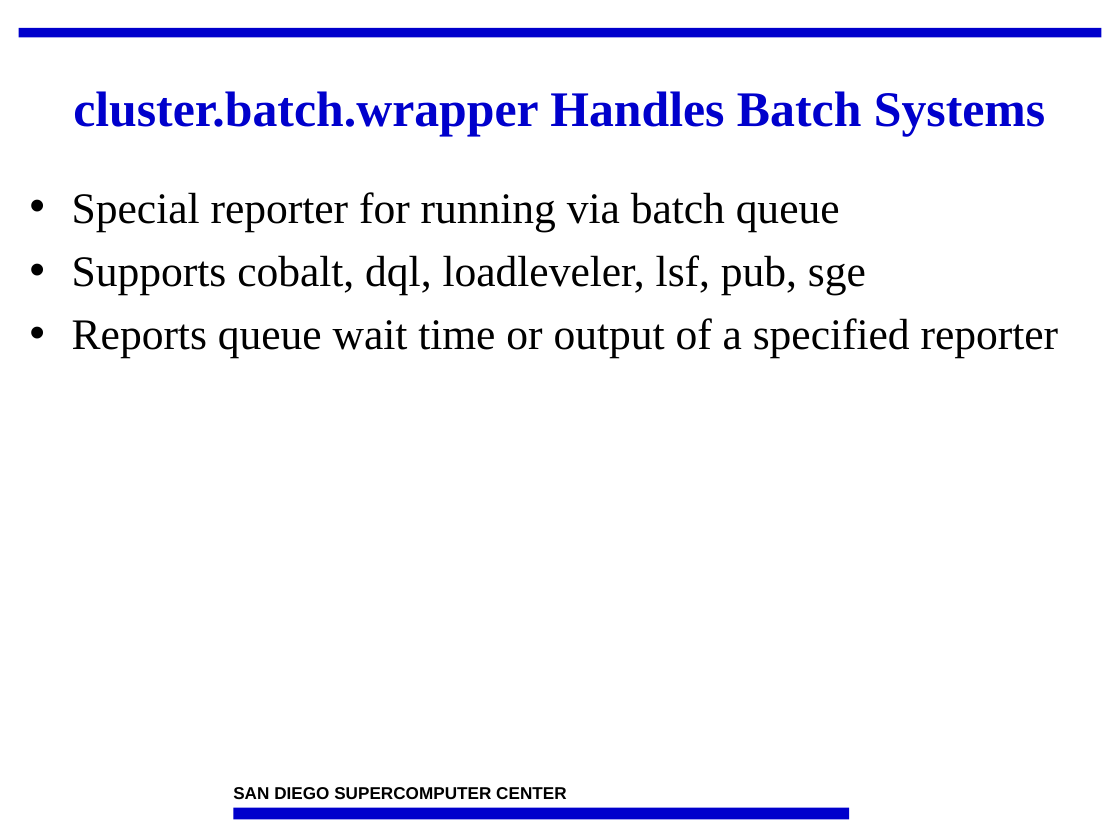
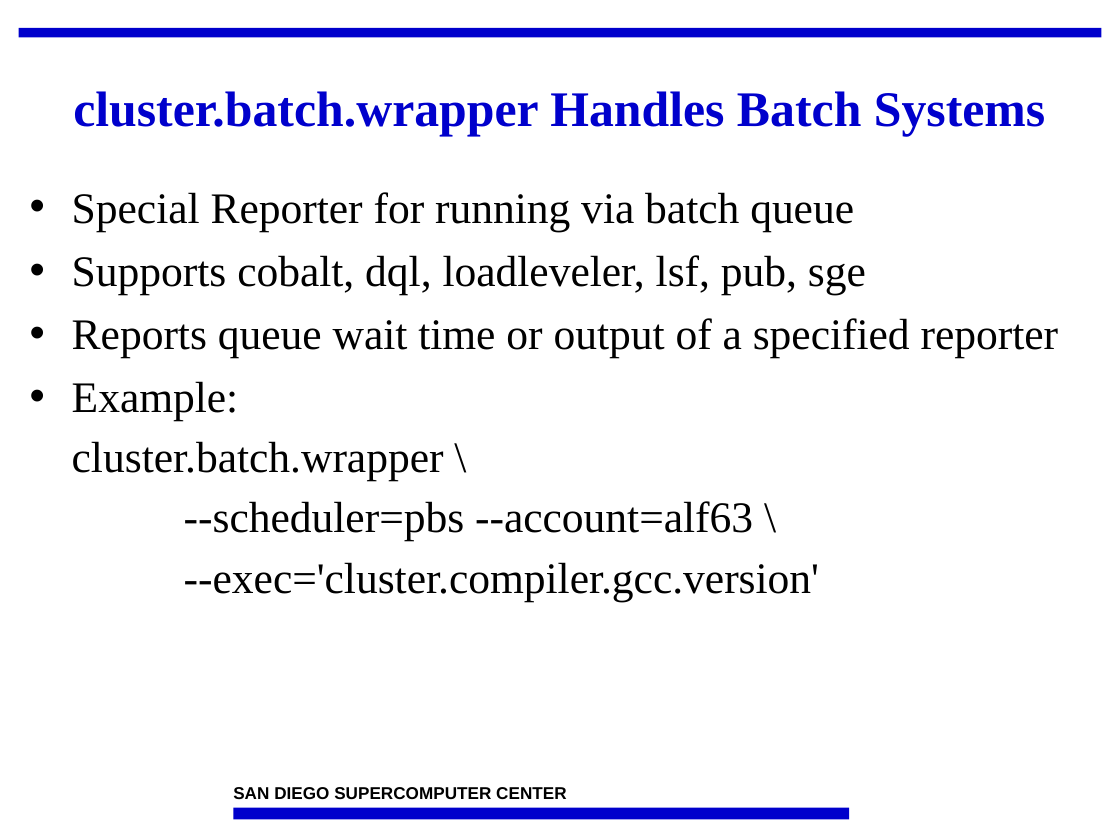
Before and after one commit to IncaProject/inca-xsede, a slide deck: slide 34 of talks/2008workshop/incaReporters.ppt (slide 33 before the commit). Drawn at 1120x840 pixels with LibreOffice and Linux fonts; fonts in the diff are those of the drawing; background and template pictures are left out. Boxes give left, top, right and bottom in pixels: in the first picture for what was removed or moved away, otherwise in the second. Text is boxed around its words. In the diff, an @@ line names an element or a change of style, - is before the commit and + after.

```diff
--- a/talks/2008workshop/incaReporters.ppt
+++ b/talks/2008workshop/incaReporters.ppt
@@ text at box(72, 192, 854, 231): text changed @@
-• Special reporter for running via batch queue
+• Special Reporter for running via batch queue
@@ text at box(72, 381, 819, 601): paragraphs added @@
+• Example:
+cluster.batch.wrapper \
+--scheduler=pbs --account=alf63 \
+--exec='cluster.compiler.gcc.version'
```
Also in this commit, not shown: 13 other slides changed, 1 slide added.
